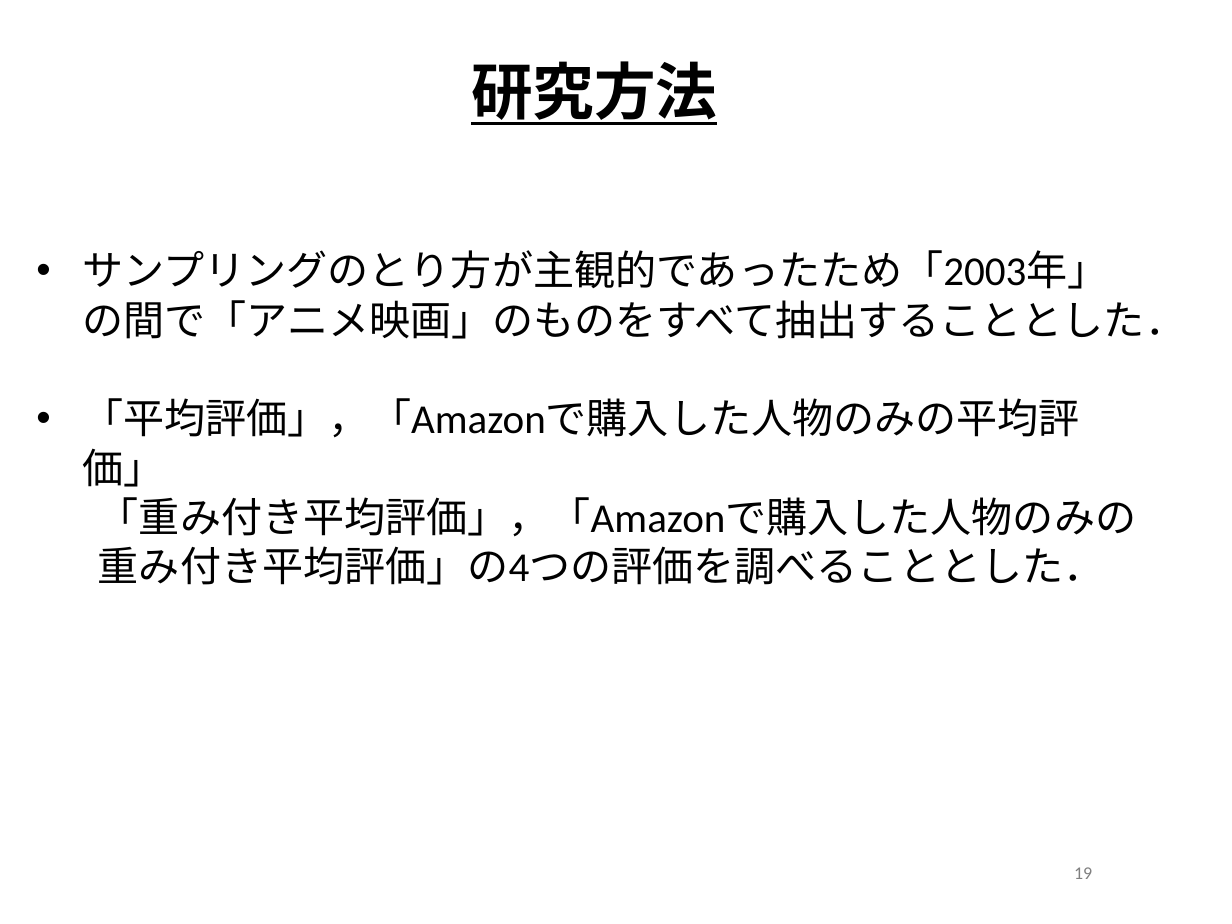
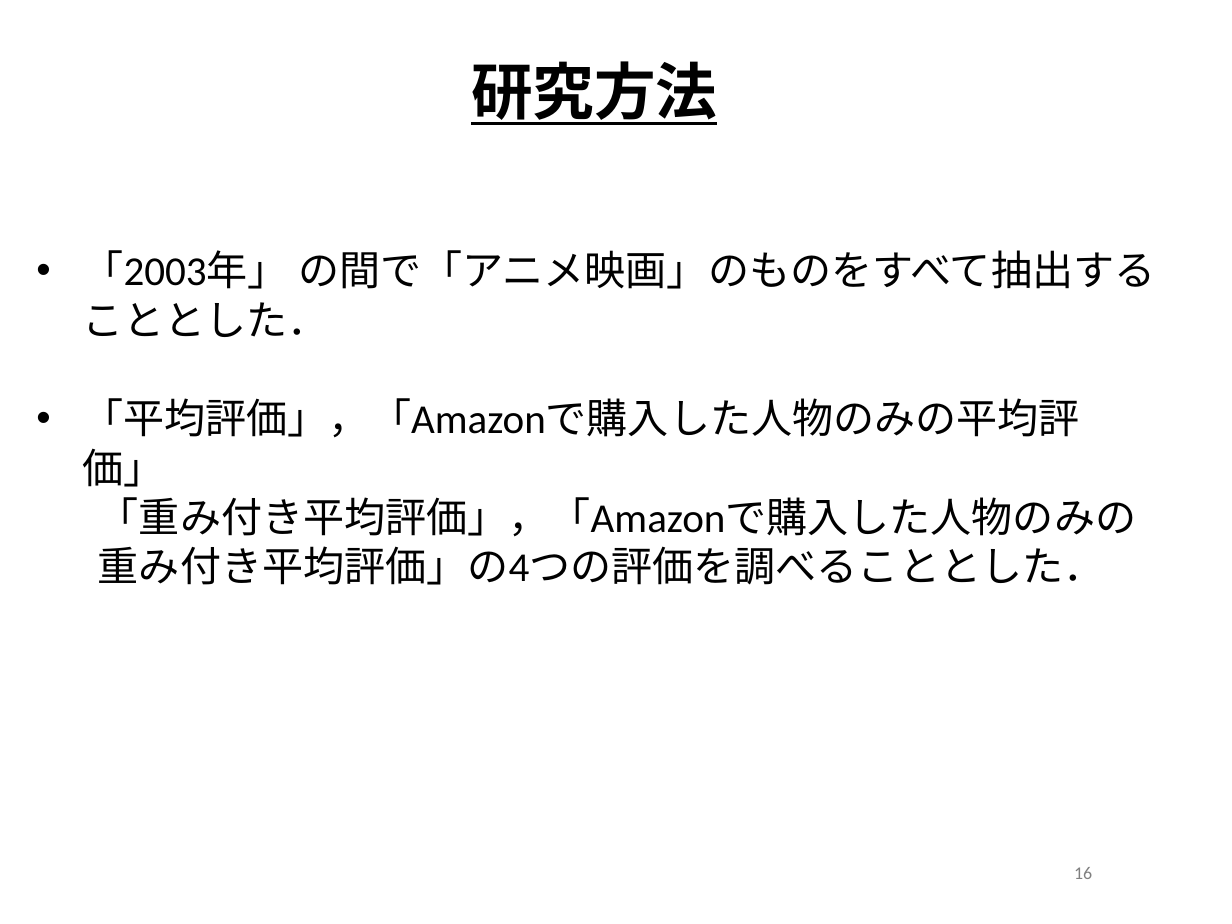
Before and after one commit to keimatsui/kadai, a slide deck: slide 16 of 卒業論文/2014/齋藤勇也/最終発表/卒業論文発表資料.pptx (slide 19 before the commit). Drawn at 1232x924 pixels with LibreOffice and Linux fonts; fonts in the diff are those of the drawing; background and template pictures are left out. Boxes give left, top, right and bottom in pixels: in the first picture for what was removed or moved away, otherwise in the second. Text is boxed around its words. In the diff, an @@ line names an element or a change of style, - is before the commit and + after.

```diff
--- a/卒業論文/2014/齋藤勇也/最終発表/卒業論文発表資料.pptx
+++ b/卒業論文/2014/齋藤勇也/最終発表/卒業論文発表資料.pptx
@@ text at bbox=[83, 250, 1155, 337]: text changed @@
-• サンプリングのとり方が主観的であったため「2003年」 の間で「アニメ映画」のものをすべて抽出することとした．
+• 「2003年」 の間で「アニメ映画」のものをすべて抽出することとした．
@@ page number at bbox=[1074, 867, 1092, 879]: text changed @@
-19
+16
```
Also in this commit, not shown: 5 other slides changed, 1 slide added, 3 slides removed.
